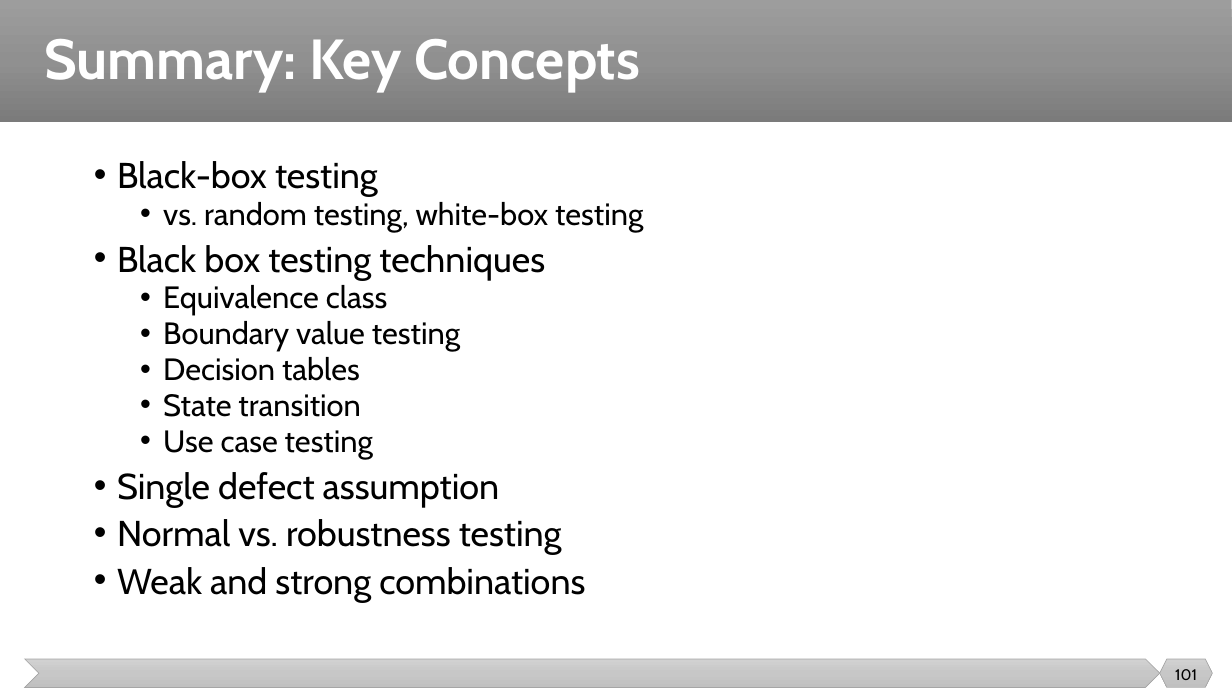
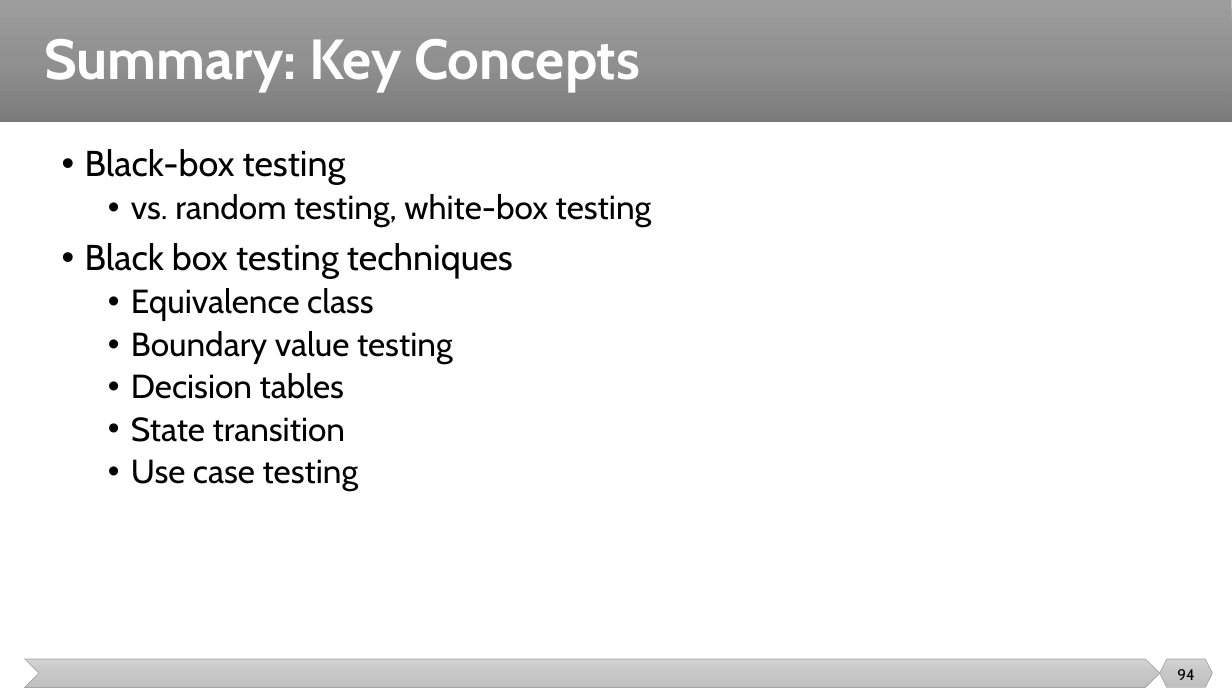
Before and after one commit to malenezi/malenezi, a slide deck: slide 94 of SE401/Lectures/7-Test Design Techniques/Test Design Techniques.pptx (slide 101 before the commit). Drawn at 1232x693 pixels with LibreOffice and Linux fonts; fonts in the diff are those of the drawing. Boxes give left, top, right and bottom in pixels: in the first picture for what was removed or moved away, otherwise in the second. Text is boxed around its words. In the diff, an @@ line names an element or a change of style, - is before the commit and + after.

```diff
--- a/SE401/Lectures/7-Test Design Techniques/Test Design Techniques.pptx
+++ b/SE401/Lectures/7-Test Design Techniques/Test Design Techniques.pptx
@@ text "Black-box testing": place and size @@
-text "Black-box testing" at (117,161,643,602)
+text "Black-box testing" at (85,149,652,491)
@@ text "Black-box testing" at (85,149,652,491): size 24 to 26 pt in "vs. random testing, white-box testing", "Equivalence class", "Boundary value testing", "Decision tables" and 2 more places; line spacing 0.8 to 0.9 @@
@@ text at (117,472,585,602): paragraphs removed @@
-• Single defect assumption
-• Normal vs. robustness testing
-• Weak and strong combinations
@@ page number at (1177,669,1194,680): text changed @@
-101
+94
```
Also in this commit, not shown: 30 other slides changed, 7 slides removed, 6 other files.
